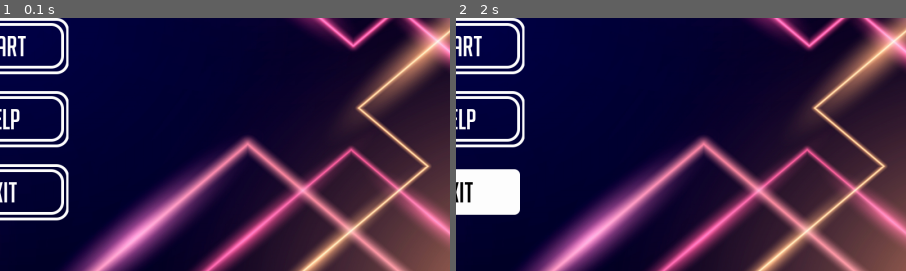
Above: before the commit, frames 1-2 (left to right).
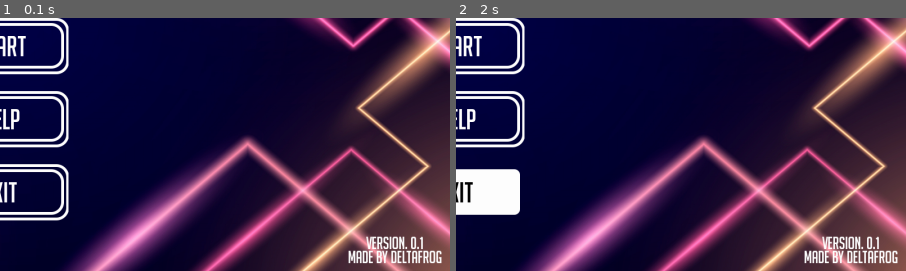
Above: after the commit, the same moments.

Repository: DeltaFrog1407/DELTABEAT
Game: pygame game, started from import pygame.py
Two runs of this game, one before a commit and one after it. Both use one fixed random seed, a clock stepped at 60 frames per second and the inputs below.
Inputs:
- Up to frame 1 (0.1 s): no input
- Up to frame 2 (2 s): hold Up 0.33-0.8 s; hold Down 0.83-1.13 s; hold Up 1.17-1.53 s; hold Down 1.57-1.93 s; hold Up from 1.97 s (still down)
The pictures show only the part of the screen within x 50-100%, y 50-100%; the shares and areas given below are measured in that part.

The runs differ from the first frame. In frame 1, 1.2% of the frame differs, in the area x 77-99%, y 86-98%; in frame 2, 1.2%.

Commit message:
Update import pygame.py

Diff:
--- a/import pygame.py
+++ b/import pygame.py
@@ -172,6 +172,7 @@
         self.font_150 = pygame.font.Font(font_path, 150)
 
         # 필요 변수들 불러오기
+        self.version = "0.1"
         self.line = FRAME_HEIGHT* 7/9 + 10
         self.score = 0
         self.hp = 100
@@ -699,6 +700,8 @@
 
         elif self.index == 0: # 메인 메뉴 인덱스
             screen.blit(self.main_background, [0, 0])# 배경화면
+            self.draw_text(screen, "Version. "+ self.version, self.font_30, SCREEN_WIDTH - 100, SCREEN_HEIGHT - 50, WHITE)
+            self.draw_text(screen, "Made by DELTAFROG", self.font_30, SCREEN_WIDTH - 100, SCREEN_HEIGHT - 25, WHITE)
             self.logo_width = self.logo_image.get_rect().width  # 로고 표시
             self.logo_height = self.logo_image.get_rect().height
             screen.blit(self.logo_image, [SCREEN_WIDTH/2 - self.logo_width/2, SCREEN_HEIGHT/4 - self.logo_height/2])
